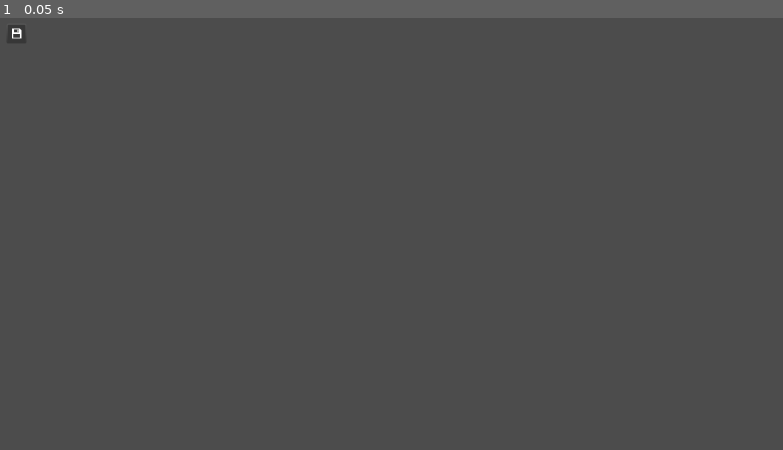
Above: before the commit, frame 1.
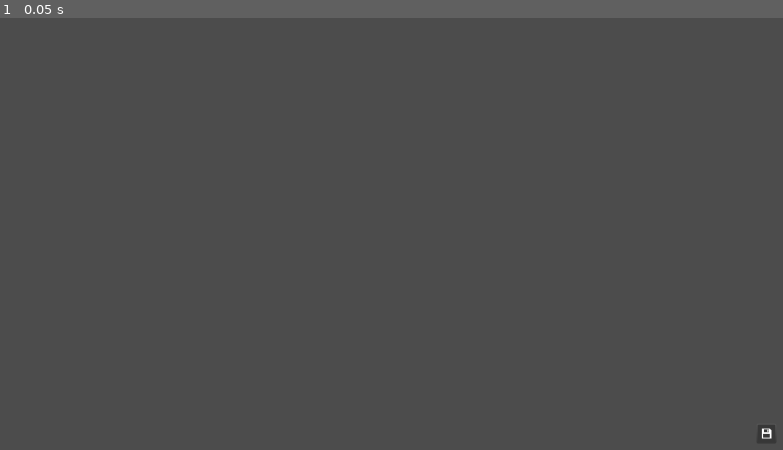
Above: after the commit, the same moment.

Repository: newwby/ddat-gpf.runtime
Game: Godot game, scene res://src/file_manager/save_canvas/canvas_save_notification.tscn
The game is run twice, just before and just after one commit, with the same random seed, the same clock (stepped at 60 frames per second) and the same inputs. This scene is started directly instead of the project's main scene.
Inputs:
- Up to frame 1 (0.05 s): no input

The runs differ from the first frame. In frame 1, less than 0.1% of the frame differs, in the area x 1-99%, y 2-98%.

Commit message:
position and layer change

Diff:
--- a/src/file_manager/save_canvas/canvas_save_notification.tscn
+++ b/src/file_manager/save_canvas/canvas_save_notification.tscn
@@ -5,6 +5,7 @@
 [ext_resource path="res://src/file_manager/save_canvas/canvas_save_notification.gd" type="Script" id=3]
 
 [node name="SaveNotificationCanvas" type="CanvasLayer"]
+layer = -99
 script = ExtResource( 3 )
 
 [node name="ScreenMargin" type="MarginContainer" parent="."]
@@ -16,10 +17,12 @@
 custom_constants/margin_bottom = 35
 
 [node name="SaveInProgressIcon" type="TextureRect" parent="ScreenMargin"]
-margin_left = 35.0
-margin_top = 35.0
+margin_left = 1837.0
+margin_top = 997.0
 margin_right = 1885.0
 margin_bottom = 1045.0
+size_flags_horizontal = 8
+size_flags_vertical = 8
 texture = ExtResource( 1 )
 
 [node name="PulseAnimator" type="AnimationPlayer" parent="ScreenMargin/SaveInProgressIcon"]
